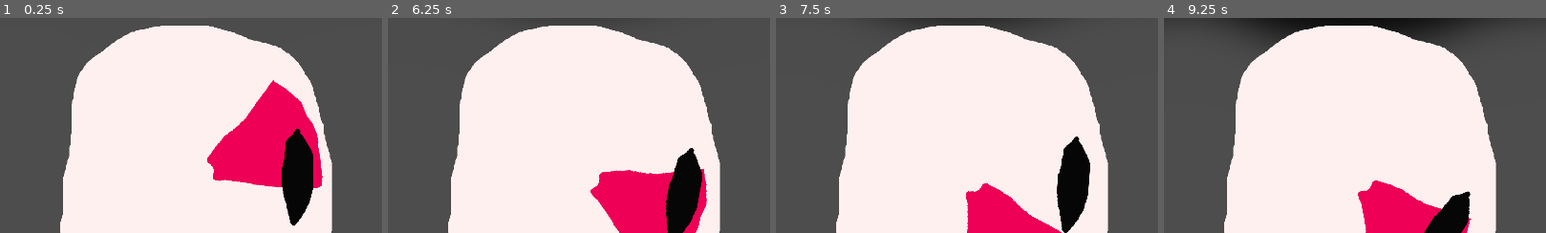
Above: before the commit, frames 1-4 (left to right).
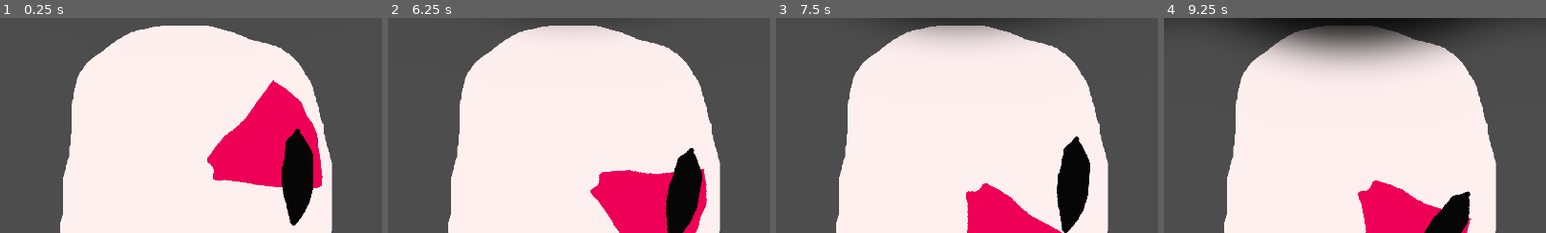
Above: after the commit, the same moments.

Repository: jynus/mermelada-jam-2023
Game: Godot game, scene res://pupila.tscn
Same seed, same stepped clock (60 frames per second), same inputs: the game is played once before the commit and once after it. The project has no main scene, so this scene is started directly.
Inputs (mouse positions are % of the whole screen's width and height, from its top left):
- Up to frame 1 (0.25 s): no input
- Up to frame 2 (6.25 s): move the mouse to (72, 45) at 0.52 s; press the mouse at (72, 45) at 0.53 s; move the mouse to (30, 55) at 1.27 s; release the mouse at (30, 55) at 1.28 s; click (30, 55) at 1.35 s; move the mouse to (60, 28) at 2.02 s; press the mouse at (60, 28) at 2.03 s; move the mouse to (45, 70) at 2.77 s; release the mouse at (45, 70) at 2.78 s; click (45, 70) at 2.85 s; move the mouse to (80, 65) at 3.52 s; press the mouse at (80, 65) at 3.53 s; move the mouse to (20, 35) at 4.27 s; release the mouse at (20, 35) at 4.28 s; click (20, 35) at 4.35 s; move the mouse to (55, 50) at 5.02 s; press the mouse at (55, 50) at 5.03 s; move the mouse to (35, 25) at 5.77 s; release the mouse at (35, 25) at 5.78 s; click (35, 25) at 5.85 s
- Up to frame 3 (7.5 s): move the mouse to (72, 45) at 6.52 s; press the mouse at (72, 45) at 6.53 s; move the mouse to (30, 55) at 7.27 s; release the mouse at (30, 55) at 7.28 s; click (30, 55) at 7.35 s
- Up to frame 4 (9.25 s): move the mouse to (60, 28) at 8.02 s; press the mouse at (60, 28) at 8.03 s; move the mouse to (45, 70) at 8.77 s; release the mouse at (45, 70) at 8.78 s; click (45, 70) at 8.85 s
The pictures show only the part of the screen within x 24-74%, y 14-64%; the shares and areas given below are measured in that part.

The runs differ from the first frame. In frame 2, 0.3% of the frame differs, in the area x 39-57%, y 3-6%; in frame 3, 1.9%; in frame 4, 7.0%, in the area x 25-75%, y 3-24%.

Commit message:
Arreglo párpados
Deberían haber estado delante, movidos ahora a la capa correcta.

Diff:
--- a/godot_project/pupila.tscn
+++ b/godot_project/pupila.tscn
@@ -9,9 +9,6 @@
 [node name="Node2D" type="Node2D"]
 position = Vector2(960, 540)
 script = ExtResource("1_gpa58")
-
-[node name="eyelids" parent="." instance=ExtResource("2_dofpq")]
-position = Vector2(-960, -540)
 
 [node name="Cornea" type="Sprite2D" parent="."]
 position = Vector2(6, -23)
@@ -25,6 +22,9 @@
 texture = ExtResource("2_2fh0a")
 offset = Vector2(256, 10)
 
+[node name="eyelids" parent="." instance=ExtResource("2_dofpq")]
+position = Vector2(-960, -540)
+
 [node name="Timer" type="Timer" parent="."]
 wait_time = 0.5
 autostart = true
